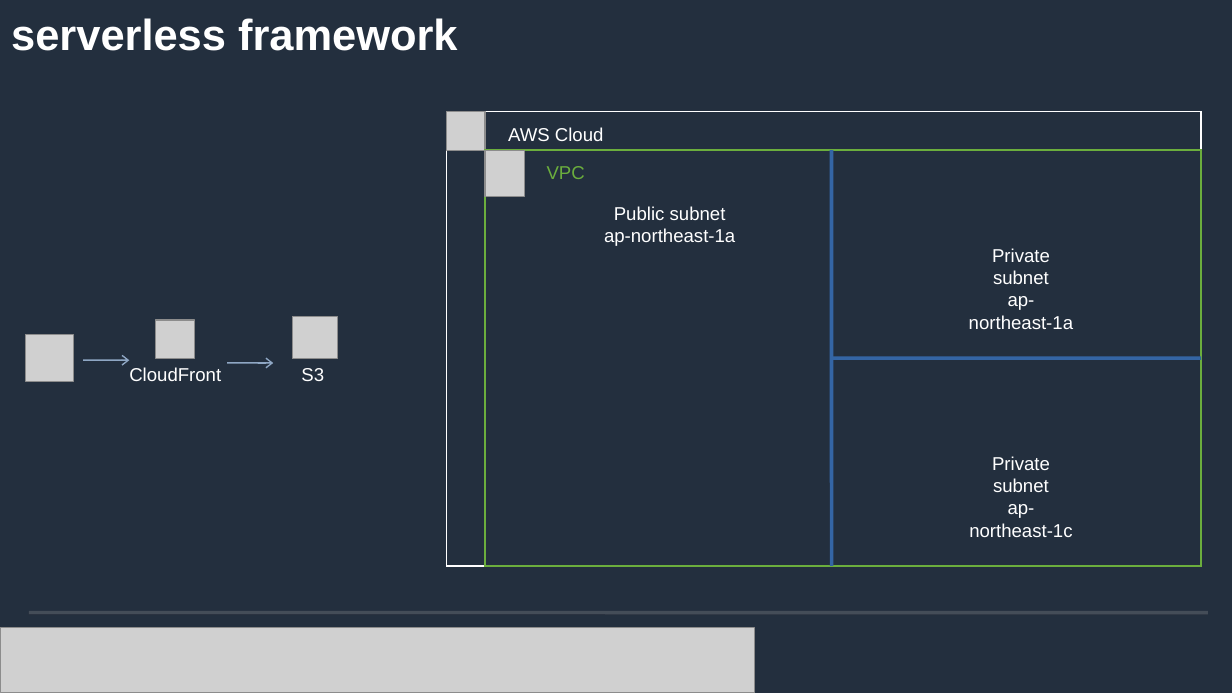
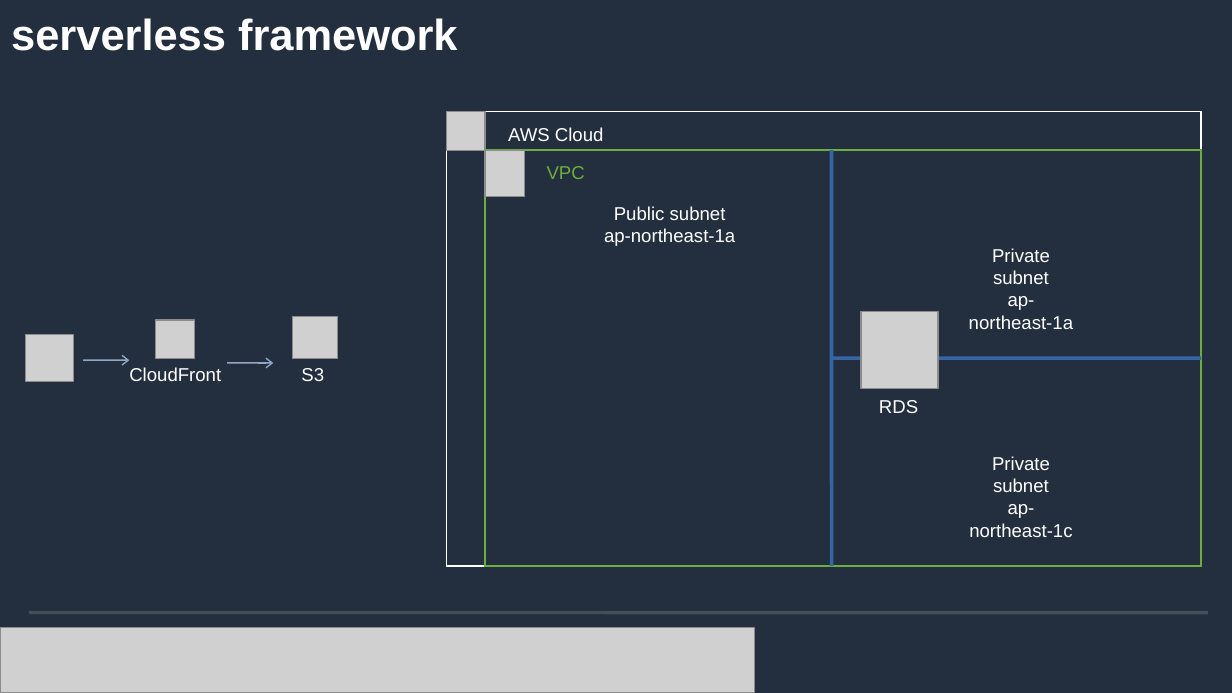
Before and after one commit to andygithub9/cfc104_2, a slide deck: slide 17 of 104.odp. Drawn at 1232x693 pixels with LibreOffice and Linux fonts; fonts in the diff are those of the drawing; grey boxes stand for pictures; background and template pictures are left out. Boxes give left, top, right and bottom in pixels: in the first picture for what was removed or moved away, otherwise in the second. Text is boxed around its words. In the diff, an @@ line names an element or a change of style, - is before the commit and + after.

```diff
--- a/104.odp
+++ b/104.odp
@@ picture added at (x1=862, y1=312, x2=939, y2=389) @@
@@ text added at (x1=879, y1=400, x2=918, y2=413), 12 pt, text #FFFFFF @@
+RDS
```
Also in this commit, not shown: 3 other slides changed, 1 slide added, 1 slide removed.
